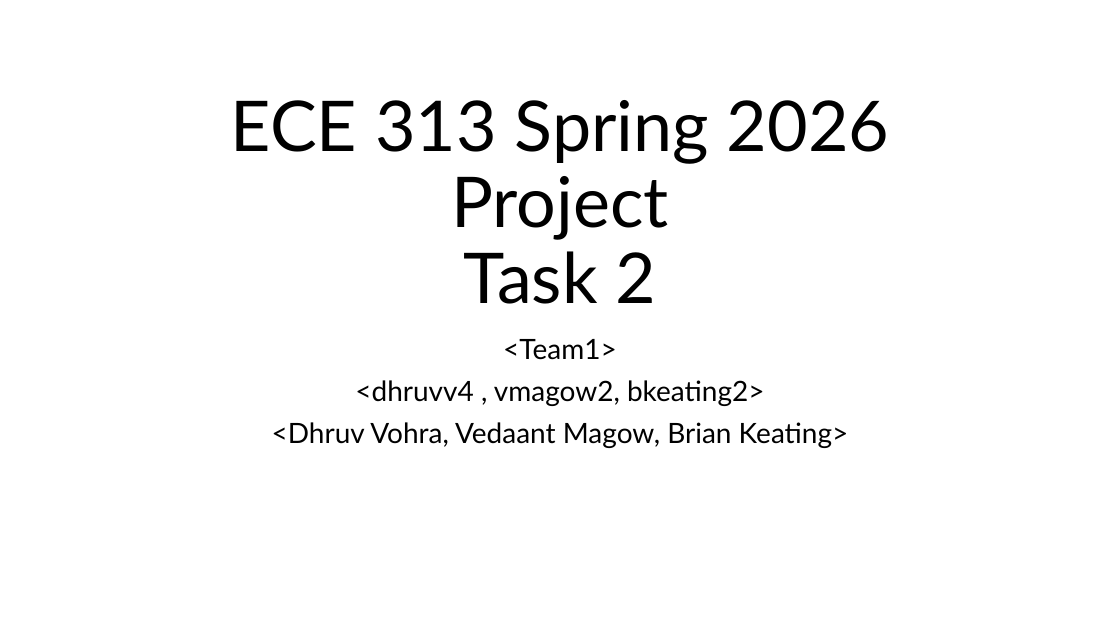
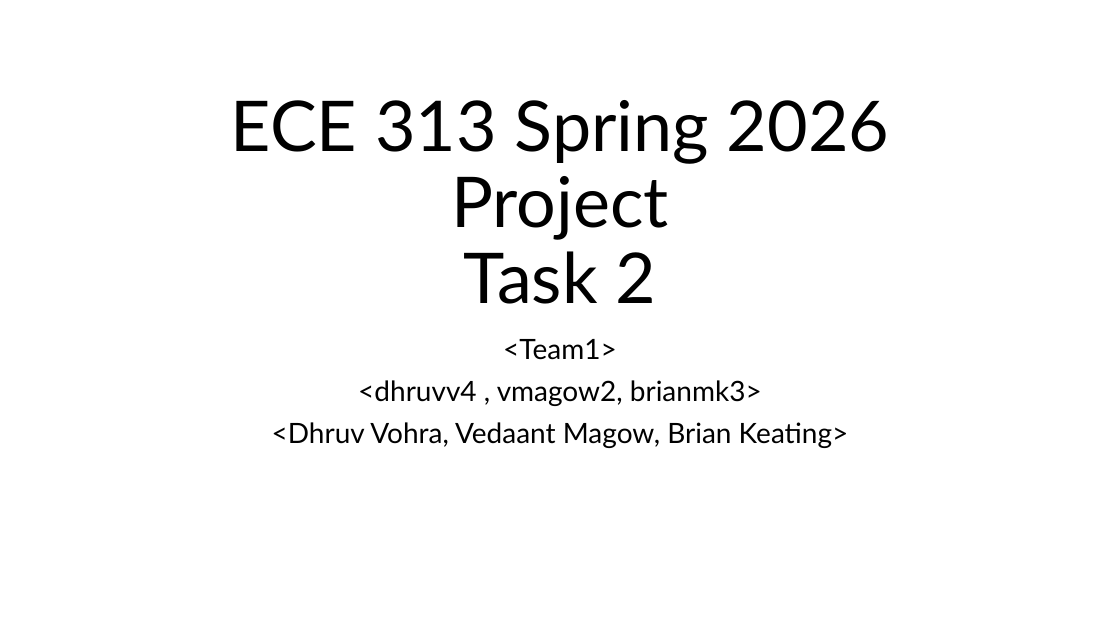
Before and after one commit to DhruvVohra11/gpu_cluster_analysis, a slide deck: slide 1 of ece313_sp26_project_task_2.pptx. Drawn at 1120x630 pixels with LibreOffice and Linux fonts; fonts in the diff are those of the drawing. Boxes give left, top, right and bottom in pixels: in the first picture for what was removed or moved away, otherwise in the second. Text is boxed around its words. In the diff, an @@ line names an element or a change of style, - is before the commit and + after.

```diff
--- a/ece313_sp26_project_task_2.pptx
+++ b/ece313_sp26_project_task_2.pptx
@@ subtitle at [358,380,762,406]: text changed @@
-<dhruvv4 , vmagow2, bkeating2>
+<dhruvv4 , vmagow2, brianmk3>
```
Also in this commit, not shown: 2 other files.
